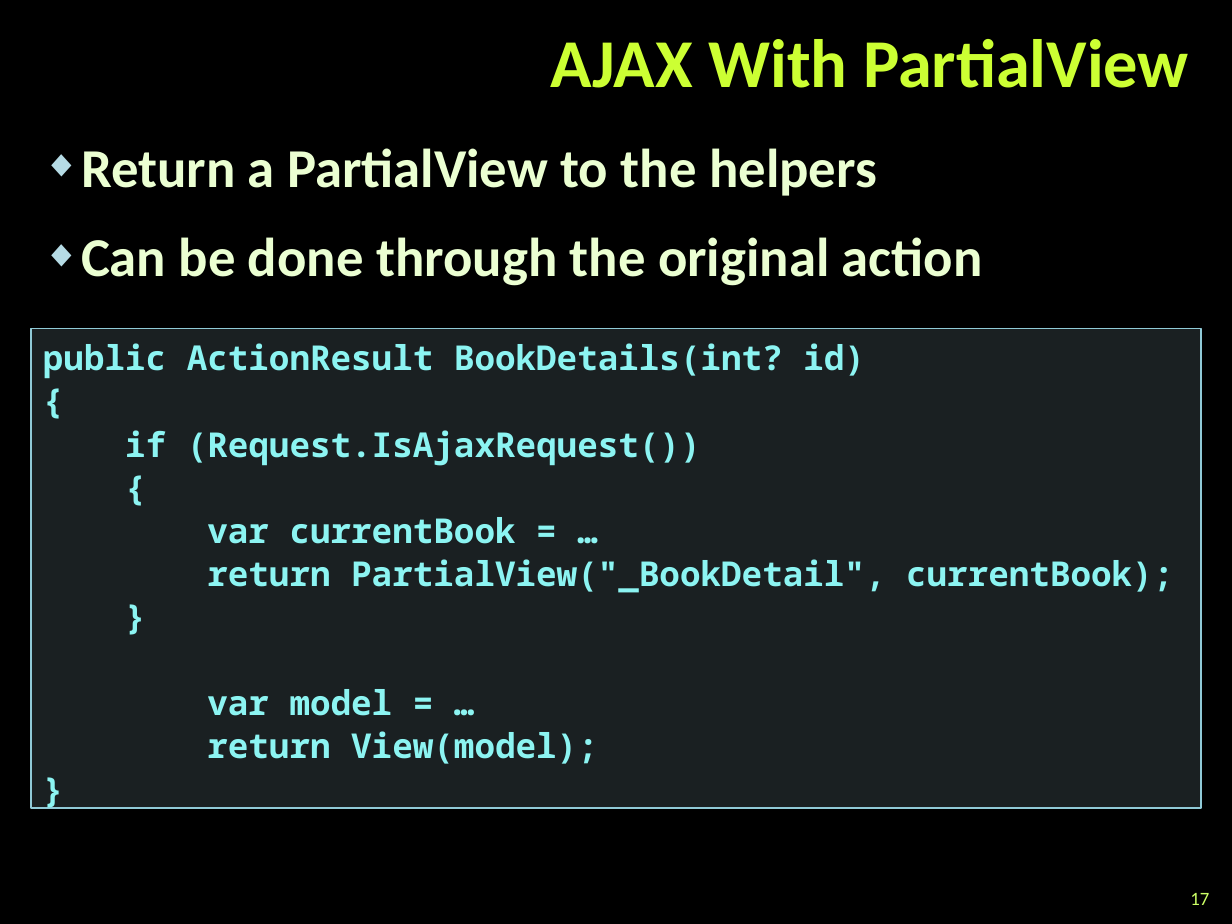
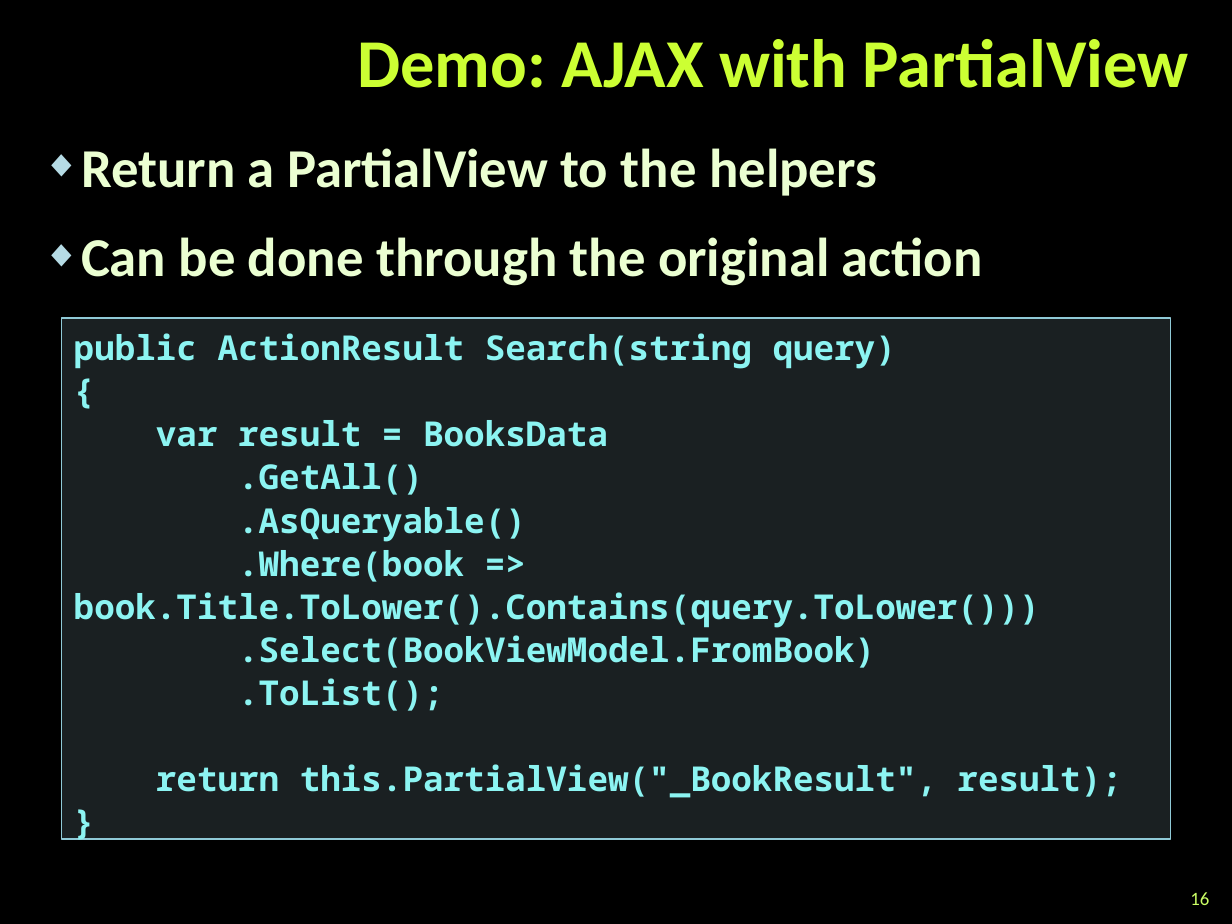
Before and after one commit to martin-nikolov/Telerik-Academy, a slide deck: slide 16 of ASP.NET MVC/03. AJAX with ASP.NET MVC/AJAX with ASP.NET MVC.pptx (slide 17 before the commit). Drawn at 1232x924 pixels with LibreOffice and Linux fonts; fonts in the diff are those of the drawing; background and template pictures are left out. Boxes give left, top, right and bottom in pixels: in the first picture for what was removed or moved away, otherwise in the second. Text is boxed around its words. In the diff, an @@ line names an element or a change of style, - is before the commit and + after.

```diff
--- a/ASP.NET MVC/03. AJAX with ASP.NET MVC/AJAX with ASP.NET MVC.pptx
+++ b/ASP.NET MVC/03. AJAX with ASP.NET MVC/AJAX with ASP.NET MVC.pptx
@@ title at (357,39,1189,88): text changed @@
-AJAX With PartialView
+Demo: AJAX with PartialView
@@ text "public ActionResult Search(string query)": place and size @@
-text "public ActionResult Search(string query)" at (31,329,1201,821)
+text "public ActionResult Search(string query)" at (62,318,1170,851)
@@ text at (74,333,896,369): text changed @@
-public ActionResult BookDetails(int? id)
+public ActionResult Search(string query)
@@ text at (74,420,1121,798): text changed @@
-if (Request.IsAjaxRequest())
-{
-var currentBook = …
-return PartialView("_BookDetail", currentBook);
+var result = BooksData
+.GetAll()
+.AsQueryable()
+.Where(book => book.Title.ToLower().Contains(query.ToLower()))
+.Select(BookViewModel.FromBook)
+.ToList();
+return this.PartialView("_BookResult", result);
@@ text at (207,689,598,764): paragraphs removed @@
-var model = …
-return View(model);
-}
@@ page number at (1190,892,1209,905): text changed @@
-17
+16
```
Also in this commit, not shown: 12 other slides changed, 5 slides added, 13 slides removed, 4 other files.
